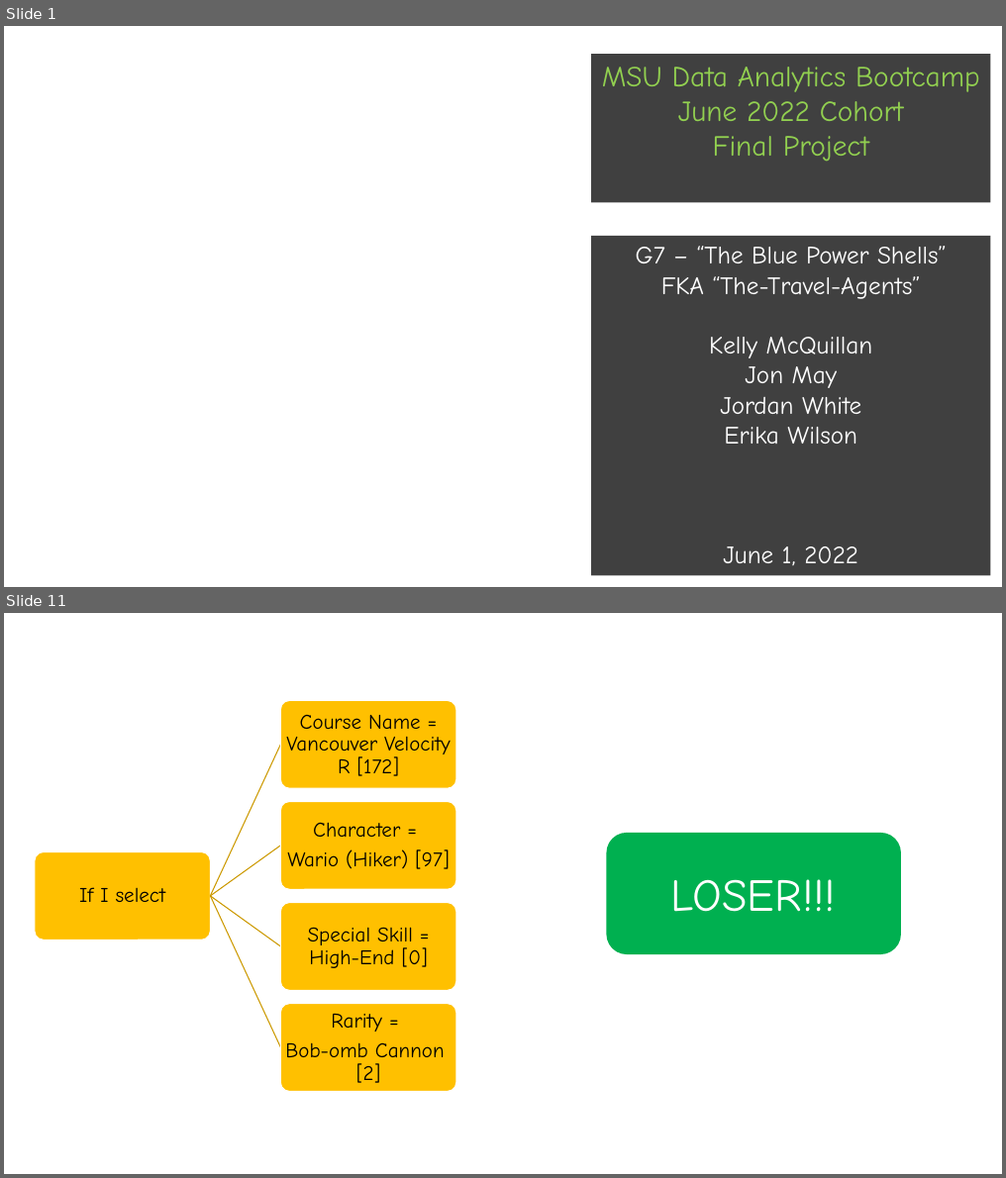
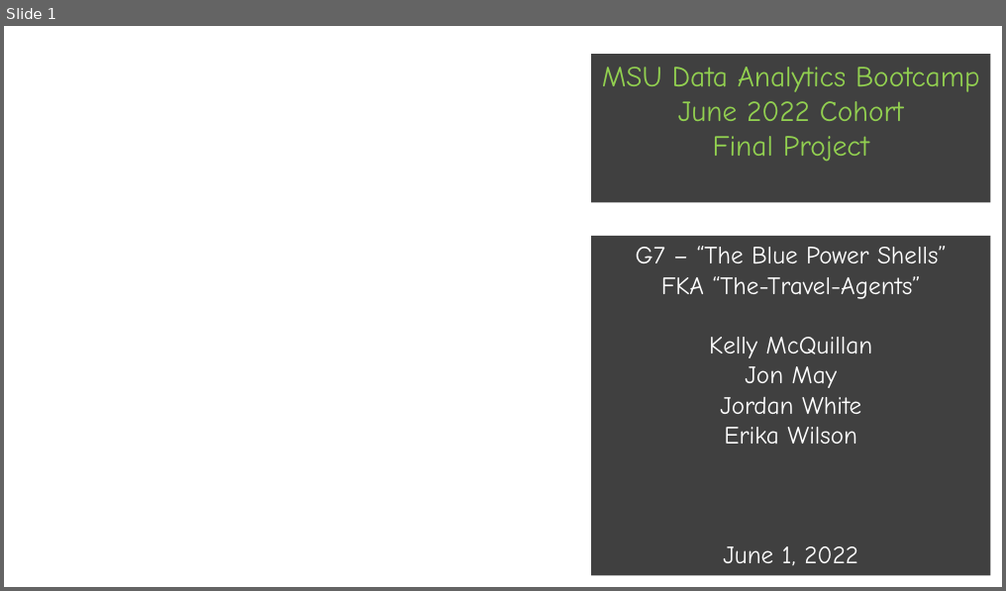
Before and after one commit to JordanWhite21/TheBluePowerShells, a slide deck: Final Project_MarioKart.pptx. Shown one above the other, each under a label of ours: slides 1 and 11 before the commit, slide 1 after it; the slides between them are not shown. The pictures are 1006x1178 and 1006x591 pixels, drawn with LibreOffice and Linux fonts; fonts in the diff are those of the drawing; background and template pictures are left out. Boxes give left, top, right and bottom in pixels: in the first picture for what was removed or moved away, otherwise in the second. Text is boxed around its words. In the diff, an @@ line names an element or a change of style, - is before the commit and + after.

```diff
--- a/Final Project_MarioKart.pptx
+++ b/Final Project_MarioKart.pptx
@@ slide 11 removed at box(4, 613, 1002, 1174), background picture (left out) @@
@@ rounded rectangle removed at box(607, 833, 902, 956) @@
-LOSER!!!
@@ group removed at box(35, 700, 456, 1091): 5 rounded rectangles, 5 texts, 4 freeform shapes @@
-If I select
-Course Name = Vancouver Velocity R [172]
-Character =
-Wario (Hiker) [97]
-Special Skill = High-End [0]
-Rarity =
-Bob-omb Cannon [2]
```
Also in this commit, not shown: 6 slides changed, 1 slide added, 7 other slides removed.
